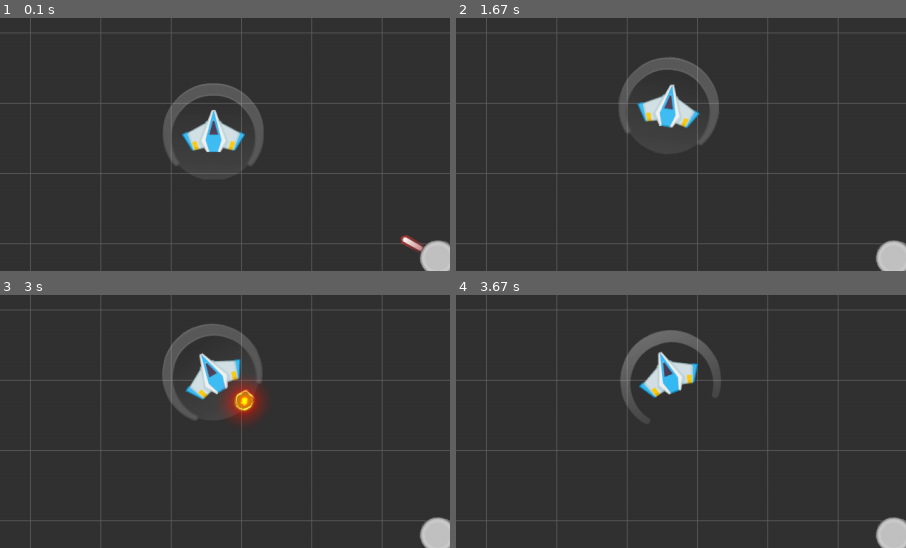
Above: before the commit, frames 1-4 (two rows, left to right).
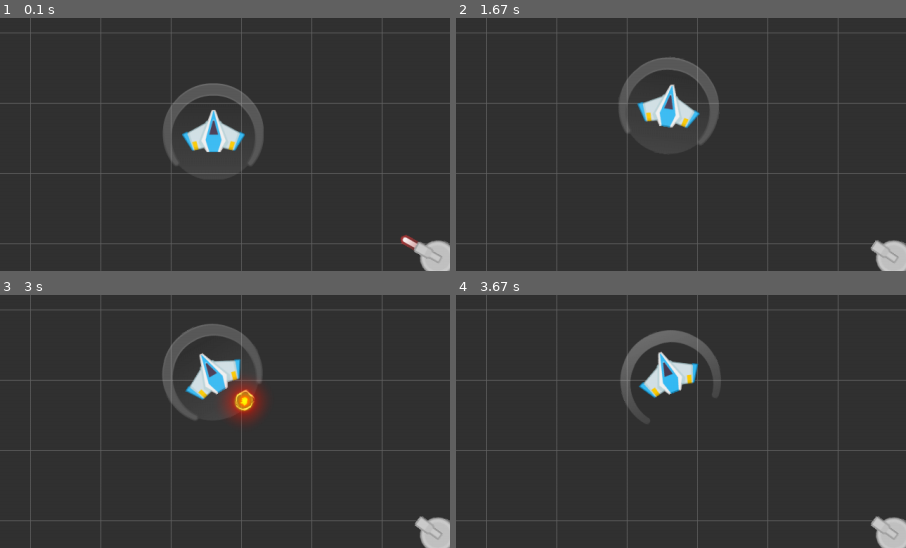
Above: after the commit, the same moments.

Repository: genericprogrammerdude/pygamengn
Game: pygame game, started from main.py
Two runs of this game, one before a commit and one after it. Both use one fixed random seed, a clock stepped at 60 frames per second and the inputs below.
Inputs:
- Up to frame 1 (0.1 s): no input
- Up to frame 2 (1.67 s): tap E at 0.33 s; hold D 0.67-1.13 s; hold D 1.17-1.63 s; tap F at 1.23, 1.53 s
- Up to frame 3 (3 s): hold S 1.67-1.97 s; tap F at 1.73, 2.07, 2.37, 2.73 s; hold D 2-2.63 s; tap E at 2.15 s; hold S from 2.67 s (still down)
- Up to frame 4 (3.67 s): release S at 3.03 s; hold D 3.07-3.53 s; tap F at 3.13, 3.43, 3.63 s; hold D from 3.57 s (still down)
The pictures show only the part of the screen within x 26-76%, y 28-78%; the shares and areas given below are measured in that part.

The runs differ from the first frame. In frame 1, 0.1% of the frame differs, in the area x 92-99%, y 88-97%; in frame 2, 0.1%; in frame 3, 0.1%; in frame 4, 0.1%.

Commit message:
Attachments created through GameObjectFactory.

Diff:
--- a/GameEngine/game_object.py
+++ b/GameEngine/game_object.py
@@ -1,3 +1,4 @@
+from pip._internal import self_outdated_check
 import pygame
 
 from game_object_factory import GameObjectBase
@@ -22,9 +23,9 @@
         self.dirty_image = True
         self.is_collidable = is_collidable
         self.mask = None  # The mask will be built on the first transform()
-        self.attachments = []
         self.parent = None
         self.health = 100
+        self.attachments = []
 
     def update(self, delta):
         """Updates the game object. Delta time is in ms."""
@@ -87,12 +88,18 @@
         """Takes damage for this game object."""
         self.health -= damage
         if self.health <= 0:
-            self.die()
             for attachment in self.attachments:
                 attachment.game_object.take_damage(attachment.game_object.health)
+            self.die()
 
     def die(self):
         self.kill()
+
+    def add_to_groups(self, groups):
+        for group in groups:
+            group.add(self)
+            for attachment in self.attachments:
+                group.add(attachment.game_object)
 
 
 class Attachment():
--- a/GameEngine/game_object_factory.py
+++ b/GameEngine/game_object_factory.py
@@ -132,14 +132,16 @@
             sys.stderr.write("Game type '{0}' not found.\n".format(name))
             return None
 
-        # Create attachments first
-        try:
-            for attachment in game_type["attachments"]:
-                print(attachment)
-        except KeyError:
-            print("No attachments")
+        gob = GameObjectFactory.__create_object(game_type, **kwargs)
 
-        return GameObjectFactory.__create_object(game_type, **kwargs)
+        attachment_specs = game_type.get("attachments")
+        if gob and attachment_specs:
+            for attachment_spec in attachment_specs:
+                attachment_object = GameObjectFactory.create(attachment_spec["game_type"])
+                if attachment_object:
+                    gob.attach(attachment_object, attachment_spec["offset"])
+
+        return gob
 
     @classmethod
     def __create_object(cls, type_spec, **kwargs) -> GameObjectBase:
--- a/GameEngine/render_group.py
+++ b/GameEngine/render_group.py
@@ -4,15 +4,18 @@
 
 class RenderGroup(pygame.sprite.LayeredUpdates):
 
-    def __init__(self, target, world_rect, view_rect, grid_draw=False, grid_color=(100, 100, 100), grid_interval=100):
+    def __init__(self, world_rect, view_rect, grid_draw=False, grid_color=(100, 100, 100), grid_interval=100):
         super().__init__()
-        self.target = target
+        self.target = None
         self.cam = pygame.Vector2(0, 0)
         self.world_rect = world_rect
         self.view_rect = view_rect
         self.grid_draw = grid_draw
         self.grid_color = grid_color
         self.grid_interval = grid_interval
+
+    def set_target(self, target):
+        self.target = target
         if self.target:
             self.add(target)
 
--- a/main.py
+++ b/main.py
@@ -20,14 +20,14 @@
 
     GameObjectFactory.initialize()
 
-    # Load all the stuffs
-    turret_gun_image = pygame.image.load("Assets/SpaceShooterRedux/PNG/Parts/gun04.png").convert_alpha()
-
     # Create world
     pygame.display.set_icon(GameObjectFactory.images["ship"])
     pygame.display.set_caption("Game")
     world_rect = pygame.Rect(0, 0, size[0] * 2, size[1] * 2)
     screen_rect = screen.get_rect()
+
+    render_group = RenderGroup(world_rect, screen_rect, True)
+    collision_group = pygame.sprite.Group()
 
     # Create player
     player = GameObjectFactory.create("PlayerShip")
@@ -35,30 +35,14 @@
     linear_velocity = 200.0
     angular_velocity = 1.5
 
-    collision_group = pygame.sprite.Group()
+    render_group.set_target(player)
+    player.add_to_groups([render_group, collision_group])
 
     # Create a turret
     turret = GameObjectFactory.create("EnemyTurret", enemies=collision_group)
     turret.set_pos(pygame.Vector2(screen_rect.width * 0.75, screen_rect.height * 0.75))
     turret.set_target(player)
-
-    # Add player and turret to group of game objects
-    render_group = RenderGroup(player, world_rect, screen_rect, True)
-    render_group.add(turret)
-    render_group.move_to_back(turret)
-
-    # Add player to collision group
-    collision_group.add(player)
-
-    # Attach shield to player
-    shield = GameObjectFactory.create("PlayerShield")
-    shield.transform()
-    player.attach(shield, (0, 0))
-    collision_group.add(shield)
-
-    # Attach gun to turret
-    turret_gun = GameObject(turret_gun_image)
-#     turret.attach(turret_gun, (0, -15))
+    turret.add_to_groups([render_group])
 
     clock = pygame.time.Clock()
     running = True
